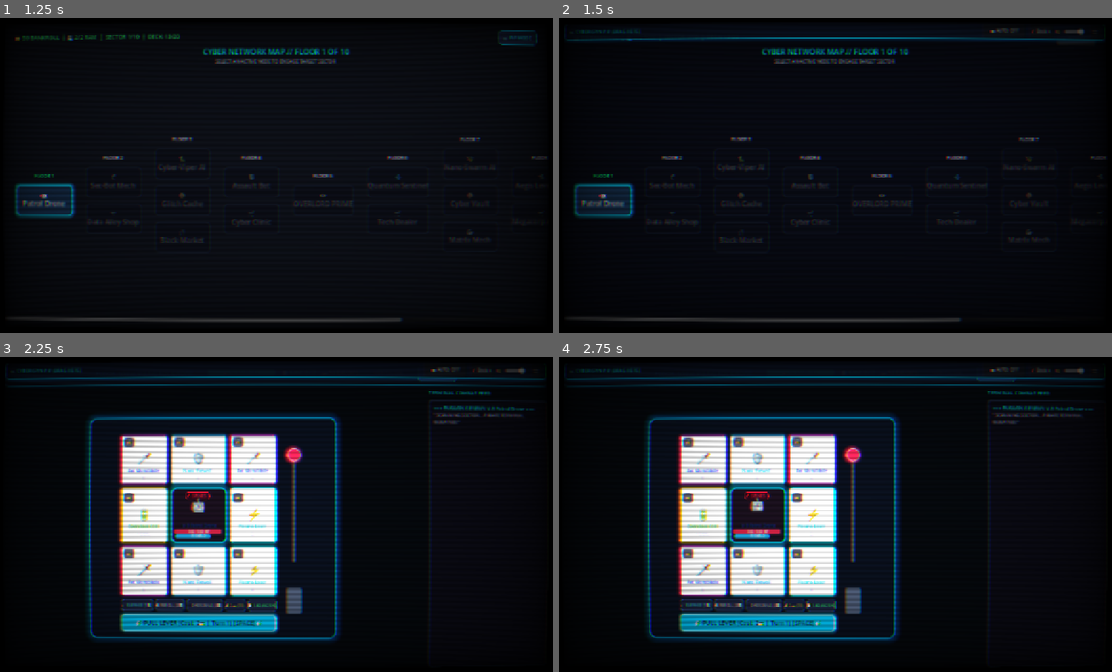
Above: before the commit, frames 1-4 (two rows, left to right).
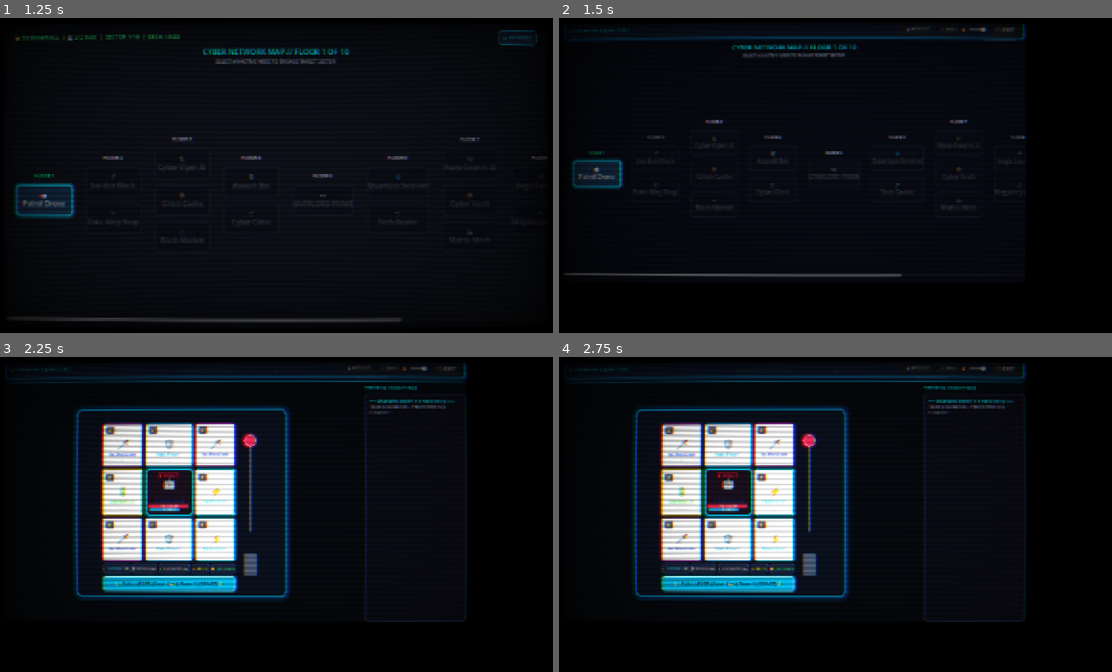
Above: after the commit, the same moments.

Repository: Rajintx/cyberspin
Game: Godot game, scene res://scenes/main.tscn
The game is run twice, just before and just after one commit, with the same random seed, the same clock (stepped at 60 frames per second) and the same inputs.
Inputs:
- Up to frame 1 (1.25 s): click "DEPLOY SNIPER" at 0.5 s
- Up to frame 2 (1.5 s): click "📺 PiP MODE" at 1.25 s
- Up to frame 3 (2.25 s): click "🤖 Patrol Drone" at 2 s
- Up to frame 4 (2.75 s): no input

Frame 1 is identical in both runs. In frame 2, 6.8% of the frame differs, in the area x 0-99%, y 1-97%; in frame 3, 26%; in frame 4, 26%, in the area x 1-99%, y 1-94%.

Commit message:
feat: implement CrashLog autoload with user://crash_log.txt error logging, log rotation, and lifecycle instrumentation

Diff:
--- a/project.godot
+++ b/project.godot
@@ -20,6 +20,7 @@
 RunState="*res://scripts/models/run_state.gd"
 AudioSynth="*res://scripts/systems/audio_synth.gd"
 WindowManager="*res://scripts/systems/window_manager.gd"
+CrashLog="*res://scripts/systems/crash_log.gd"
 
 [display]
 
--- a/scenes/ui/pip_overlay.tscn
+++ b/scenes/ui/pip_overlay.tscn
@@ -88,9 +88,9 @@
 
 [node name="ExpandBtn" type="Button" parent="DragHeader/Margin/HBox"]
 unique_name_in_owner = true
-custom_minimum_size = Vector2(24, 22)
+custom_minimum_size = Vector2(80, 32)
 layout_mode = 2
 focus_mode = 0
-theme_override_font_sizes/font_size = 11
-text = "⛶"
+theme_override_font_sizes/font_size = 16
+text = "⛶ EXIT"
 tooltip_text = "Expand to Full Dashboard (1280x720)"
--- a/scripts/main.gd
+++ b/scripts/main.gd
@@ -96,15 +96,18 @@
 		end_title.text = "🏆 MEGACORP OMEGA NEXUS PURGED! 🏆"
 		end_title.modulate = Color(0.0, 1.0, 0.5)
 		end_desc.text = "You successfully breached all 10 corporate security layers and brought down the God AI!\nFinal Bankroll: %d Credits" % RunState.credits
+		CrashLog.log_info("MainGame", "RUN VICTORY! Bankroll:%d Spins:%d Jackpots:%d Purged:%d" % [RunState.credits, RunState.total_spins, RunState.total_jackpots, RunState.total_enemies_purged])
 		AudioSynth.play_jackpot()
 	else:
 		end_title.text = "☠️ BANKRUPT / TERMINAL SHUTDOWN ☠️"
 		end_title.modulate = Color(1.0, 0.1, 0.3)
 		end_desc.text = "Your bankroll was drained on Floor %d. The cyber security matrix seized your terminal." % RunState.current_floor
+		CrashLog.log_info("MainGame", "RUN DEFEAT / BANKRUPTCY on Floor:%d Bankroll:%d Spins:%d" % [RunState.current_floor, RunState.credits, RunState.total_spins])
 		AudioSynth.play_tone(200, 50, 0.6, -2.0, "saw")
 
 func _on_restart_pressed() -> void:
 	AudioSynth.play_click()
+	CrashLog.log_info("MainGame", "Restarting run from Character Select")
 	combat_arena.reset_combat_visuals()
 	map_screen.reset_view()
 	character_select.reset_view()
--- a/scripts/systems/combat_manager.gd
+++ b/scripts/systems/combat_manager.gd
@@ -67,6 +67,7 @@
 	floor_label.text = "FLOOR %d/10 // %s" % [RunState.current_floor, enemy.display_name.to_upper()]
 	_log("[color=#00f0ff]=== ENGAGING ENEMY: %s ===[/color]" % enemy.display_name)
 	_log("[color=#8888aa]\"%s\"[/color]" % enemy.flavor_quote)
+	CrashLog.log_info("CombatManager", "Combat Start: %s (HP:%d Shield:%d) Floor:%d Bankroll:%d" % [enemy.display_name, enemy.max_hp, enemy.starting_shield, RunState.current_floor, RunState.credits])
 	_update_all_hud()
 
 	if _check_player_bankrupt():
@@ -317,6 +318,7 @@
 	var ante_cost := RunState.get_current_spin_cost()
 	if RunState.credits <= 0 or RunState.credits < ante_cost:
 		_log("[color=#ff0000]☠️ BANKRUPTCY: TERMINAL BANKROLL (%d 💳) INSUFFICIENT FOR SPIN ANTE (%d 💳).[/color]" % [RunState.credits, ante_cost])
+		CrashLog.log_info("CombatManager", "GAME OVER: Bankroll %d < Ante %d on Floor %d Turn %d" % [RunState.credits, ante_cost, RunState.current_floor, RunState.battle_turn_number])
 		orbital_slot_machine.set_controls_enabled(false)
 		combat_lost.emit()
 		return true
@@ -367,6 +369,7 @@
 	if RunState.has_relic(RelicData.RelicType.GOLDEN_CIRCUIT):
 		earned_credits = int(round(earned_credits * 1.5))
 
+	CrashLog.log_info("CombatManager", "Victory: %s killed on Floor:%d Turn:%d Reward:%d Bankroll:%d" % [enemy.display_name, RunState.current_floor, RunState.battle_turn_number, earned_credits, RunState.credits])
 	RunState.add_credits(earned_credits)
 	AudioSynth.play_jackpot()
 	orbital_slot_machine.set_controls_enabled(false)
--- /dev/null
+++ b/scripts/systems/crash_log.gd
@@ -0,0 +1,66 @@
+extends Node
+## CrashLog: Captures script errors and writes them to user://crash_log.txt
+## Hooks into the engine's error output via _notification and a LoggerOutputHandler.
+
+const LOG_PATH: String = "user://crash_log.txt"
+const MAX_LOG_LINES: int = 500
+
+var _log_file: FileAccess
+var _session_errors: int = 0
+
+func _ready() -> void:
+	process_mode = Node.PROCESS_MODE_ALWAYS
+	_rotate_log()
+	_log_file = FileAccess.open(LOG_PATH, FileAccess.READ_WRITE)
+	if _log_file:
+		_log_file.seek_end(0)
+	_write("=== SESSION START: %s | Godot %s ===" % [Time.get_datetime_string_from_system(), Engine.get_version_info().get("string", "?")])
+	_write("Project: CyberSpin | Patch: v1.3.0")
+
+func _exit_tree() -> void:
+	_write("=== SESSION END: %d errors logged ===" % _session_errors)
+	if _log_file:
+		_log_file.close()
+
+func _rotate_log() -> void:
+	if not FileAccess.file_exists(LOG_PATH):
+		return
+	var f := FileAccess.open(LOG_PATH, FileAccess.READ)
+	if not f:
+		return
+	var content := f.get_as_text()
+	f.close()
+	var lines := content.split("\n")
+	if lines.size() > MAX_LOG_LINES:
+		# Keep last MAX_LOG_LINES lines
+		var trimmed := "\n".join(lines.slice(lines.size() - MAX_LOG_LINES))
+		var fw := FileAccess.open(LOG_PATH, FileAccess.WRITE)
+		if fw:
+			fw.store_string(trimmed)
+			fw.close()
+
+func log_error(source: String, message: String) -> void:
+	_session_errors += 1
+	var ts := Time.get_datetime_string_from_system()
+	var entry := "[%s] ERROR #%d | %s | %s" % [ts, _session_errors, source, message]
+	_write(entry)
+	push_warning("CrashLog captured: %s" % entry)
+
+func log_warning(source: String, message: String) -> void:
+	var ts := Time.get_datetime_string_from_system()
+	_write("[%s] WARN | %s | %s" % [ts, source, message])
+
+func log_info(source: String, message: String) -> void:
+	var ts := Time.get_datetime_string_from_system()
+	_write("[%s] INFO | %s | %s" % [ts, source, message])
+
+func _write(line: String) -> void:
+	if _log_file:
+		_log_file.store_line(line)
+		_log_file.flush()
+
+func get_session_error_count() -> int:
+	return _session_errors
+
+func get_log_path() -> String:
+	return ProjectSettings.globalize_path(LOG_PATH)
--- a/scripts/ui/pip_overlay.gd
+++ b/scripts/ui/pip_overlay.gd
@@ -54,9 +54,19 @@
 		WindowManager.set_opacity(val / 100.0)
 	)
 	WindowManager.opacity_changed.connect(_on_opacity_changed)
+	WindowManager.window_mode_changed.connect(_on_pip_mode_changed)
 
 	drag_header.gui_input.connect(_on_header_gui_input)
 	auto_spin_btn.toggled.connect(_on_auto_spin_toggled)
+
+func _on_pip_mode_changed(is_pip: bool) -> void:
+	var content_root := get_tree().root.get_node_or_null("MainGame")
+	if content_root:
+		if is_pip:
+			# ponytail: scale down UI content so it fits PiP window better
+			content_root.scale = Vector2(0.85, 0.85)
+		else:
+			content_root.scale = Vector2(1.0, 1.0)
 
 func _on_opacity_changed(alpha: float) -> void:
 	var parent_game := get_parent() as Control
--- a/scripts/ui/slot_tile.gd
+++ b/scripts/ui/slot_tile.gd
@@ -49,6 +49,12 @@
 	lock_button.text = "🔒" if is_locked else "🔓"
 	_update_border_color(Color(1.0, 0.85, 0.2) if is_locked else (current_symbol.icon_color if current_symbol else Color.WHITE))
 	lock_toggled.emit(slot_index, is_locked)
+
+func set_locked(locked: bool) -> void:
+	is_locked = locked
+	lock_button.set_pressed_no_signal(locked)
+	lock_button.text = "🔒" if locked else "🔓"
+	_update_border_color(Color(1.0, 0.85, 0.2) if locked else (current_symbol.icon_color if current_symbol else Color.WHITE))
 
 func set_symbol(sym: SymbolData, calculated_mult: float = 1.0) -> void:
 	current_symbol = sym
